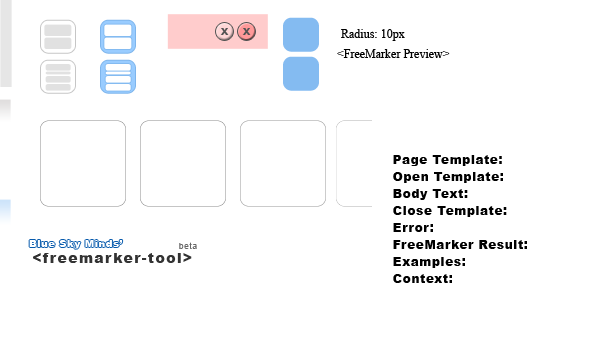
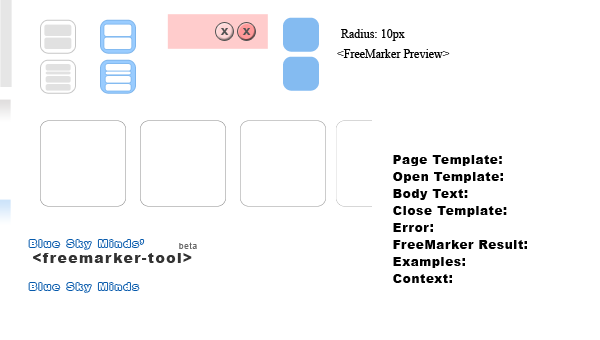
Before/after of a w=600, h=340 layered artwork. What changed in the layer stack:
added layer "Blue Sky Minds" above "Blue Sky Minds’" over [29, 283, 139, 292]
painted on "Blue Sky Minds’" over [37, 240, 144, 249]
